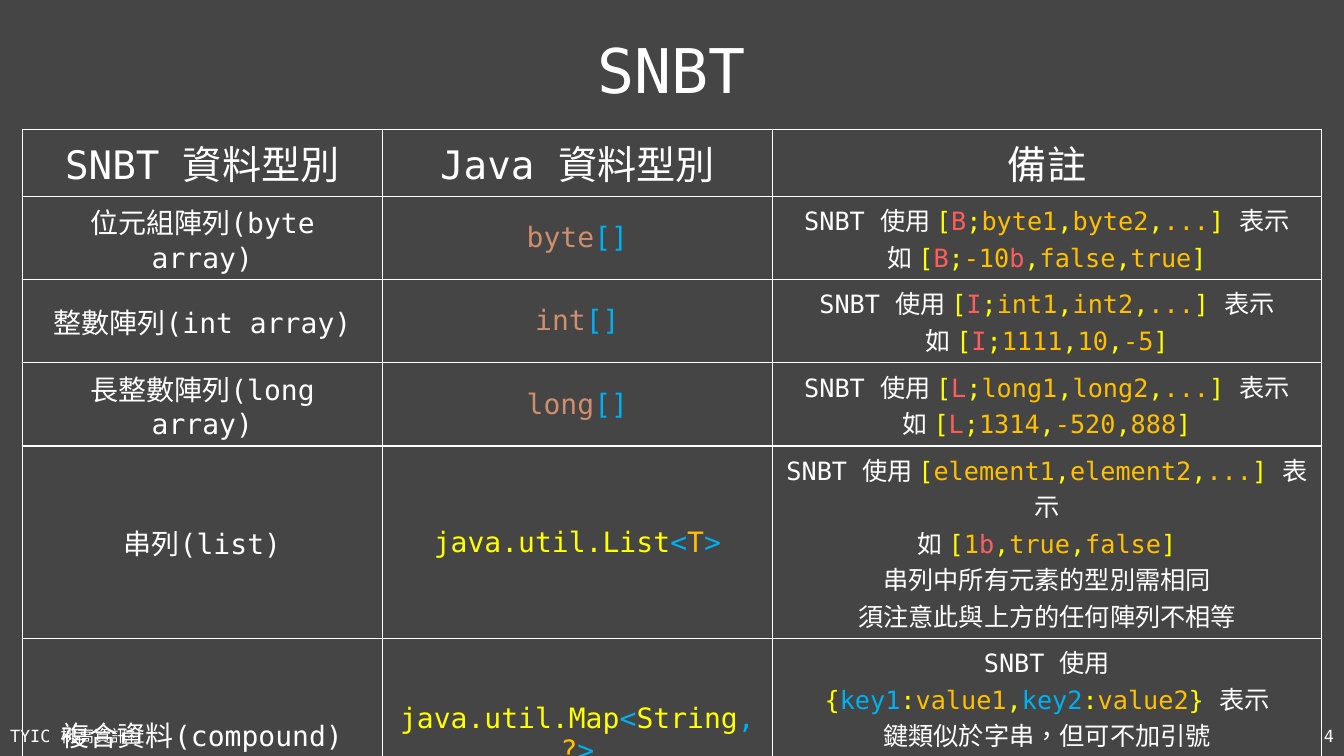
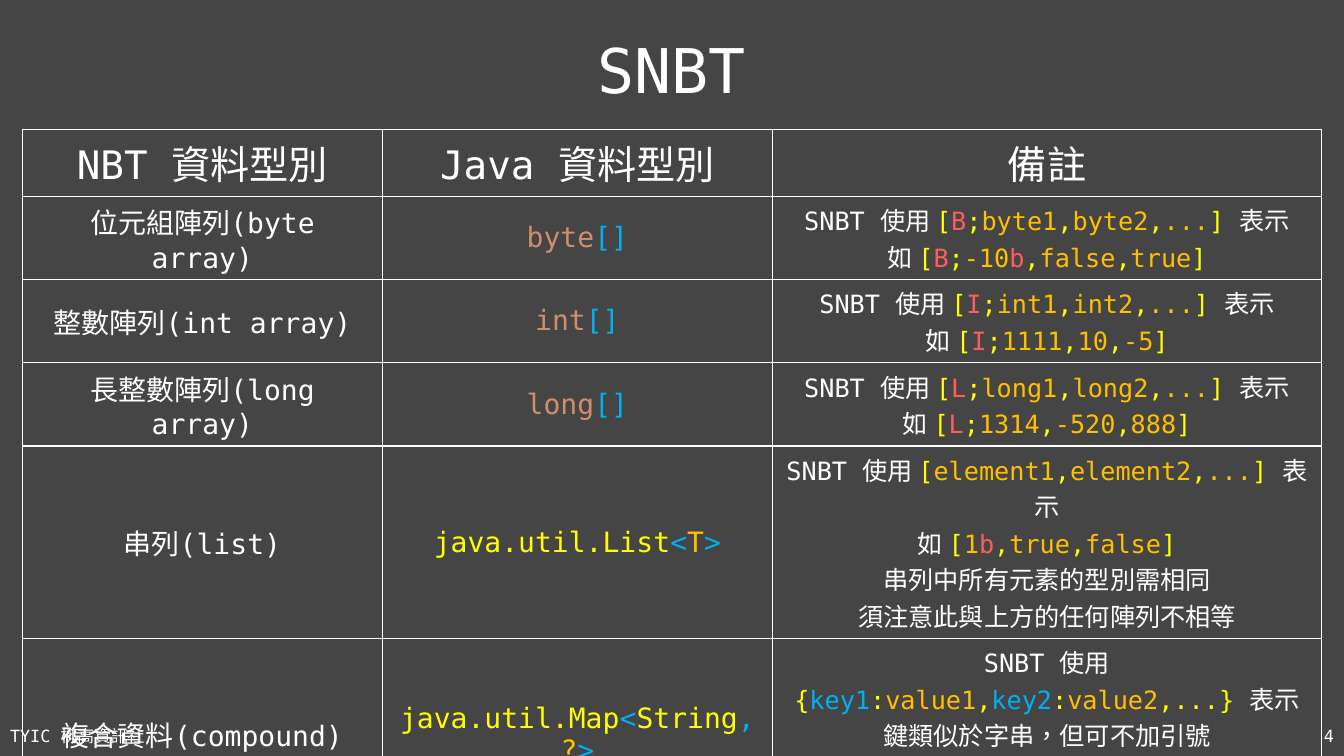
Before and after one commit to TYSHIC/slides, a slide deck: slide 4 of ppt/54_Java 專案：NBT.pptx. Drawn at 1344x756 pixels with LibreOffice and Linux fonts; fonts in the diff are those of the drawing. Boxes give left, top, right and bottom in pixels: in the first picture for what was removed or moved away, otherwise in the second. Text is boxed around its words. In the diff, an @@ line names an element or a change of style, - is before the commit and + after.

```diff
--- a/ppt/54_Java 專案：NBT.pptx
+++ b/ppt/54_Java 專案：NBT.pptx
@@ table at (22,129,1323,756) @@
-row 1, column 1: SNBT 資料型別
+row 1, column 1: NBT 資料型別
@@ row 6, column 3: "SNBT 使用 / {key1:value1,key2:value2} 表示 / 鍵類似於字串，但可不加引號 / 值可以為任意型別 / 如 {School:'TYSH',"Since":1941S}" to "SNBT 使用 / {key1:value1,key2:value2,...} 表示 / 鍵類似於字串，但可不加引號 / 值可以為任意型別 / 如 {School:'TYSH',"Since":1941S}" @@
```
Also in this commit, not shown: 4 other slides changed, 3 slides added, 7 other files.
